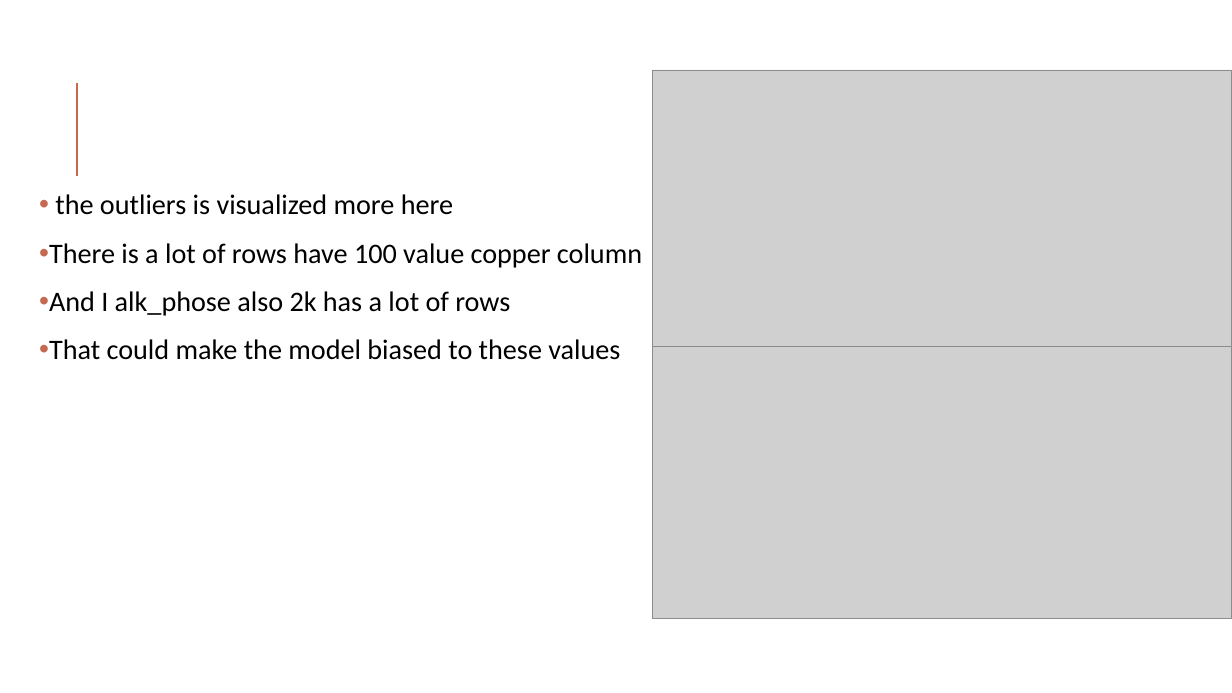
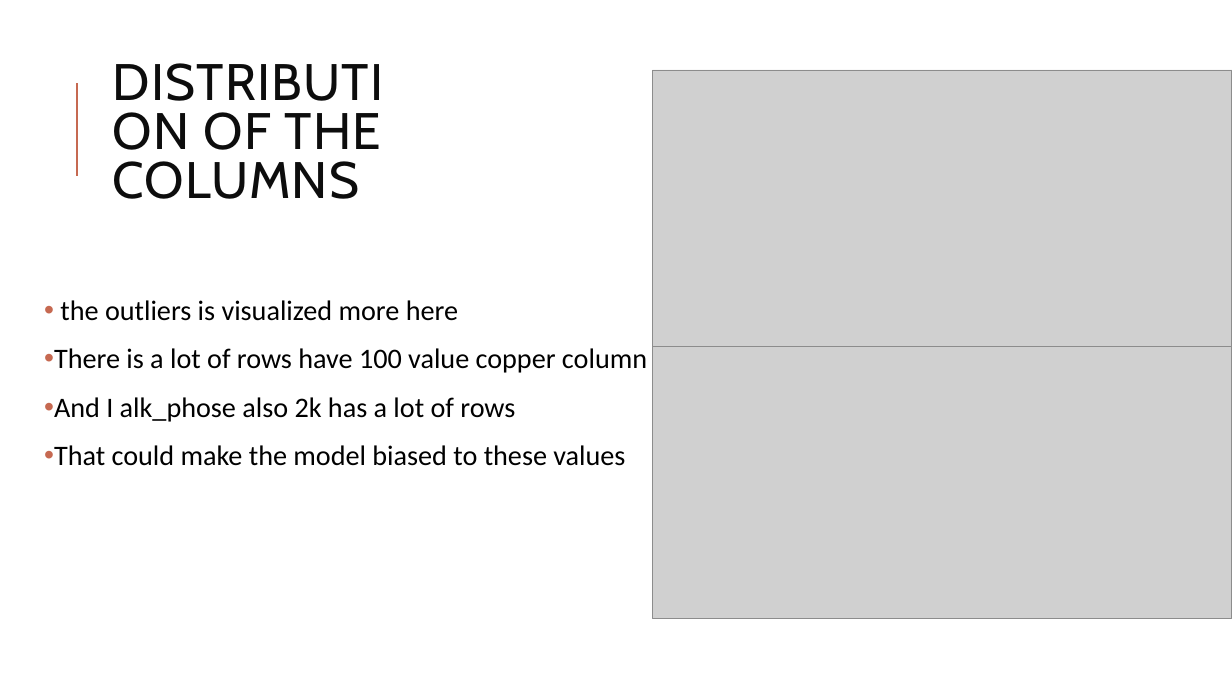
Before and after one commit to Yahia-Ragab/Depi, a slide deck: slide 13 of Depi prject 3.pptx (slide 11 before the commit). Drawn at 1232x693 pixels with LibreOffice and Linux fonts; fonts in the diff are those of the drawing; grey boxes stand for pictures. Boxes give left, top, right and bottom in pixels: in the first picture for what was removed or moved away, otherwise in the second. Text is boxed around its words. In the diff, an @@ line names an element or a change of style, - is before the commit and + after.

```diff
--- a/Depi prject 3.pptx
+++ b/Depi prject 3.pptx
@@ title added at [113,112,381,199], 40 pt, text #0D0D0D @@
+DISTRIBUTION OF THE COLUMNS
@@ text "the outliers is visualized more ...": place and size @@
-text "the outliers is visualized more ..." at [49,194,642,360]
+text "the outliers is visualized more ..." at [54,300,647,466]
```
Also in this commit, not shown: 14 other slides changed, 6 slides added, 1 slide removed.
